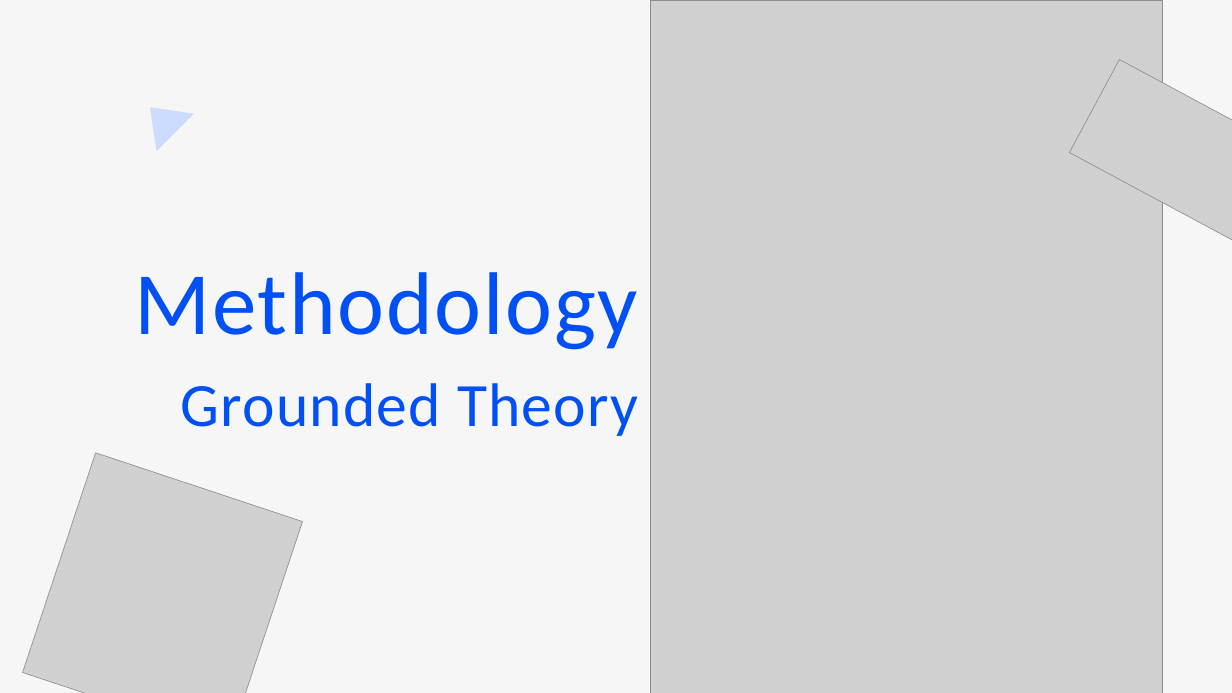
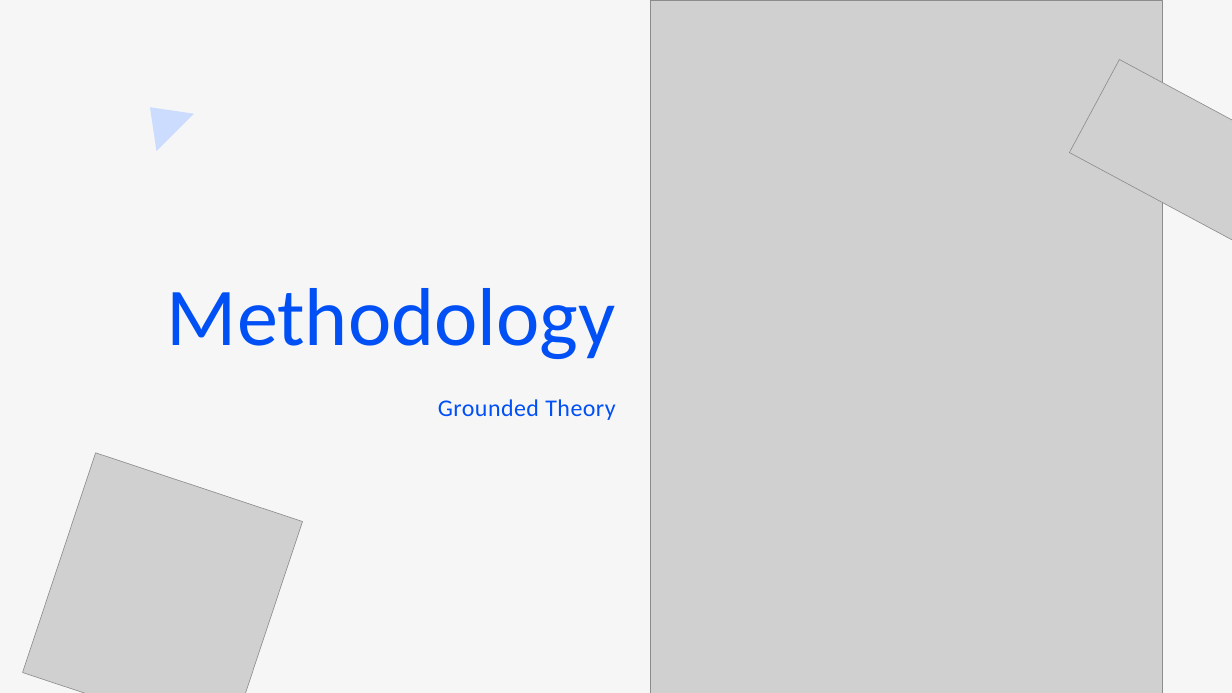
Before and after one commit to sajwanlava/ENGR489, a slide deck: slide 4 of Presentation/Why do Programmers Do What They Do_.pptx. Drawn at 1232x693 pixels with LibreOffice and Linux fonts; fonts in the diff are those of the drawing; grey boxes stand for pictures. Boxes give left, top, right and bottom in pixels: in the first picture for what was removed or moved away, otherwise in the second. Text is boxed around its words. In the diff, an @@ line names an element or a change of style, - is before the commit and + after.

```diff
--- a/Presentation/Why do Programmers Do What They Do_.pptx
+++ b/Presentation/Why do Programmers Do What They Do_.pptx
@@ text at [135, 272, 638, 350]: paragraph removed @@
-Methodology
@@ text added at [167, 288, 616, 359], 96 pt, text #0050F5 @@
+Methodology
@@ text "Grounded Theory": place and size @@
-text "Grounded Theory" at [135, 272, 638, 436]
+text "Grounded Theory" at [438, 399, 615, 420]
@@ text "Grounded Theory" at [438, 399, 615, 420]: size 72 to 28 pt, letter spacing 1.4 to 0.6 pt; line spacing 100.8pt to 39.2pt @@
```
Also in this commit, not shown: 4 other slides changed, 1 other file.
